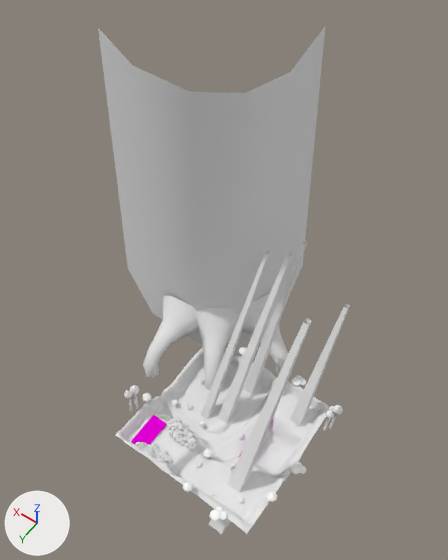
An edit to the Blender file Design/Level/Forest.blend, drawn before and after from the same camera.
One viewpoint serves both versions: a 50 mm camera at (-100.0, 143.0, 388.0) aimed at (37.0, -49.0, 86.0). Lighting does not change. The marker at lower left points along +X, +Y and +Z. Objects named as collision shapes, trigger or cutter boxes, shadow casters or lower levels of detail are left out.

The first picture shows 'Cylinder', 'Godray', 'Godray.001', 'Godray.002', 'Godray.003', 'Godray.004', 'Ground', 'Root', 'Root.001', 'Root.002', 'Water', 'finish'.
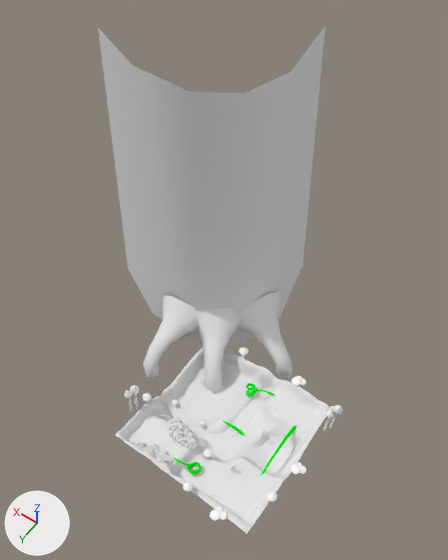
Patch to the scene script:
```diff
--- a/Design/Level/Forest.blend.py
+++ b/Design/Level/Forest.blend.py
@@ ob_godray_002 @@
 ob_godray_002.scale = (1.7, 1.7, 1.7)
+ob_godray_002.hide_set(True)  # its collection is switched off
@@ ob_godray_004 @@
 ob_godray_004.scale = (1.35, 1.35, 1.35)
+ob_godray_004.hide_set(True)  # its collection is switched off
@@ ob_godray_003 @@
 ob_godray_003.scale = (1.35, 1.35, 1.35)
+ob_godray_003.hide_set(True)  # its collection is switched off
@@ ob_godray_001 @@
 ob_godray_001.scale = (1.35, 1.35, 1.35)
+ob_godray_001.hide_set(True)  # its collection is switched off
@@ ob_godray @@
 ob_godray.scale = (1.07, 1.07, 1.07)
+ob_godray.hide_set(True)  # its collection is switched off
@@ ob_finish @@
 ob_finish.location = (36.5, 33.0, 15.0)
+ob_finish.hide_set(True)  # its collection is switched off
@@ ob_tutorial1 @@
 ob_tutorial1.location = (-19.7, -2.7, -2.7)
+ob_tutorial1.hide_set(True)  # its collection is switched off
@@ ob_beziercurve_004 @@
 ob_beziercurve_004.location = (0.0, 0.0, 0.0)
-ob_beziercurve_004.hide_set(True)  # its collection is switched off
@@ ob_beziercurve_003 @@
 ob_beziercurve_003.location = (0.0, 0.0, 0.0)
-ob_beziercurve_003.hide_set(True)  # its collection is switched off
@@ ob_beziercurve_002 @@
 ob_beziercurve_002.location = (0.0, 0.0, 0.0)
-ob_beziercurve_002.hide_set(True)  # its collection is switched off
@@ ob_beziercurve @@
 ob_beziercurve.location = (0.0, 0.0, 0.0)
-ob_beziercurve.hide_set(True)  # its collection is switched off
```

Pixel boxes [x1, y1, x2, y2] of what changed, in the pictures (448 x 560 px):
'Godray.002', hidden: before [208, 318, 312, 534]
'Godray.001', hidden: before [218, 251, 293, 423]
'Godray.003', hidden: before [243, 240, 307, 394]
'Godray', hidden: before [200, 250, 270, 419]
'Godray.004', hidden: before [290, 304, 350, 426]
'finish', hidden (pink): before [131, 415, 167, 445]
'BezierCurve.003', shown: after [260, 426, 296, 476]
'BezierCurve.004', shown: after [173, 457, 202, 475]
'BezierCurve.002', shown: after [246, 383, 276, 397]
'BezierCurve', shown: after [223, 421, 245, 436]
